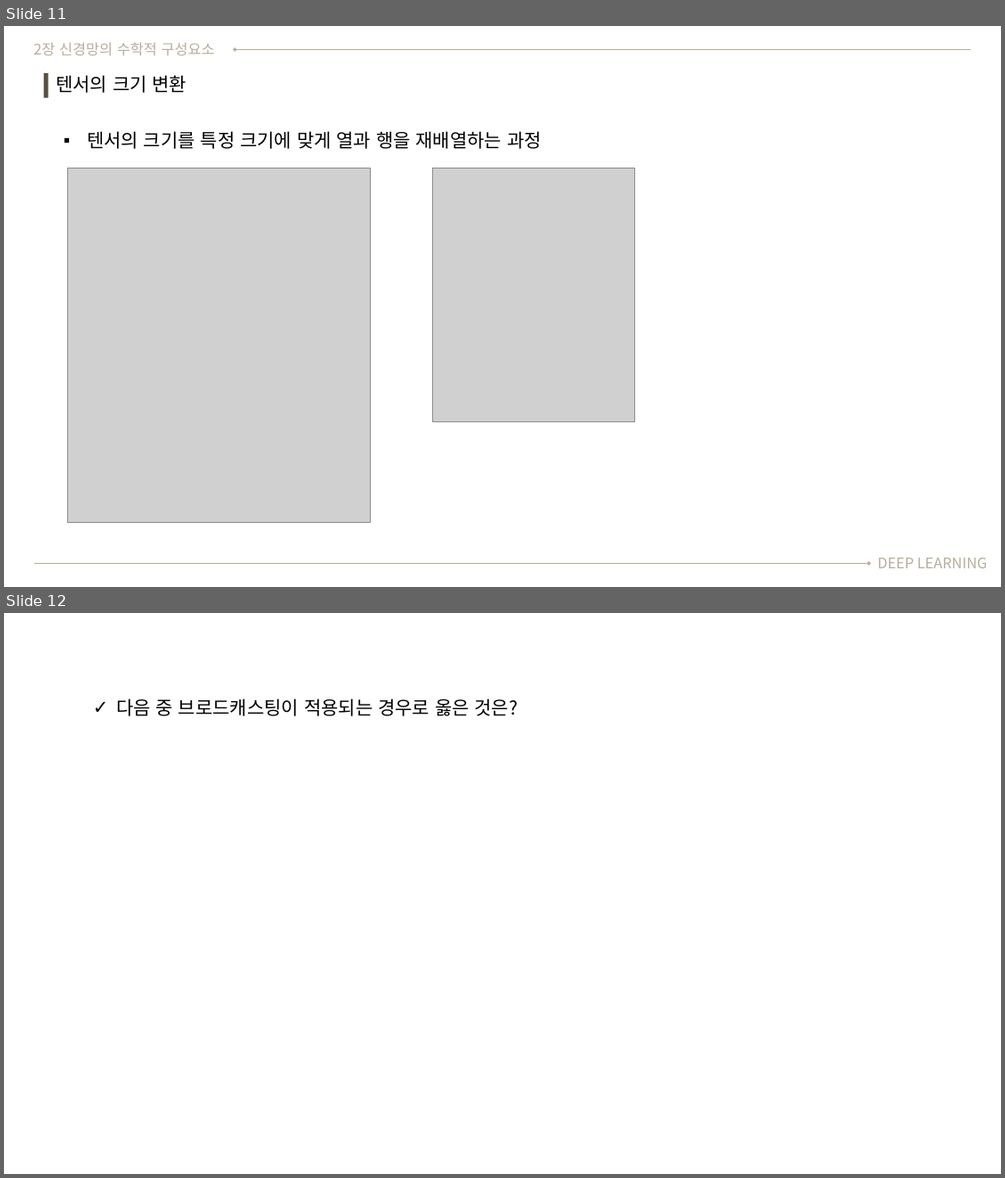
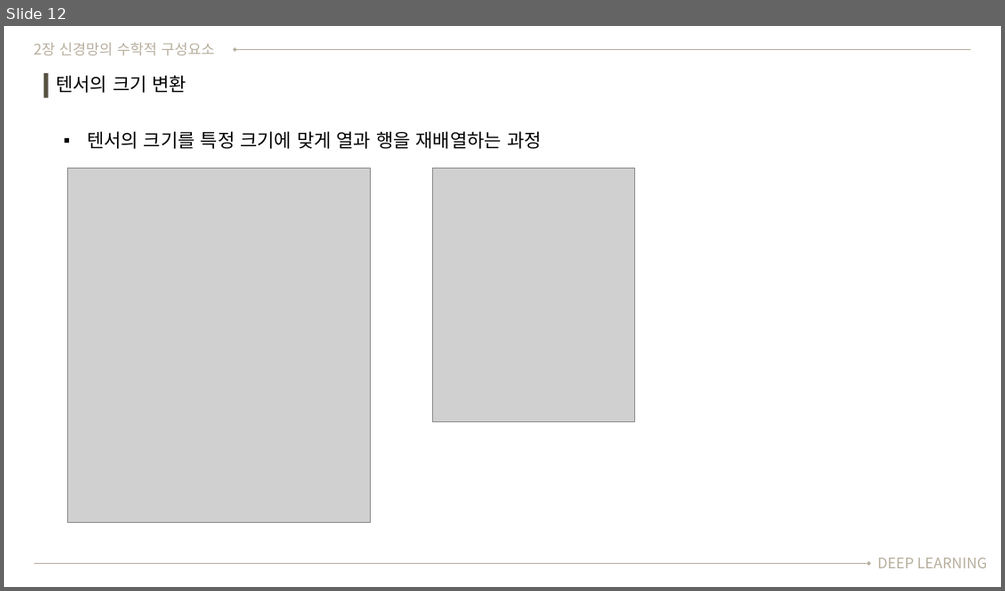
Before and after one commit to SeongGeunLee/DeepLearningStudy, a slide deck: PPT data/1 week/Hyukjin's.pptx. Shown one above the other, each under a label of ours: slides 11 and 12 before the commit, slide 12 after it. The pictures are 1005x1178 and 1005x591 pixels, drawn with LibreOffice and Linux fonts; fonts in the diff are those of the drawing; grey boxes stand for pictures. Boxes give left, top, right and bottom in pixels: in the first picture for what was removed or moved away, otherwise in the second. Text is boxed around its words. In the diff, an @@ line names an element or a change of style, - is before the commit and + after.

```diff
--- a/PPT data/1 week/Hyukjin's.pptx
+++ b/PPT data/1 week/Hyukjin's.pptx
@@ slide 12 removed at [4, 613, 1001, 1174], background #FFFFFF @@
@@ text removed at [116, 698, 518, 716] @@
-✓ 다음 중 브로드캐스팅이 적용되는 경우로 옳은 것은?
@@ what was slide 11 is now slide 12 @@
```
Also in this commit, not shown: 6 slides changed, 6 slides added, 1 other file.
